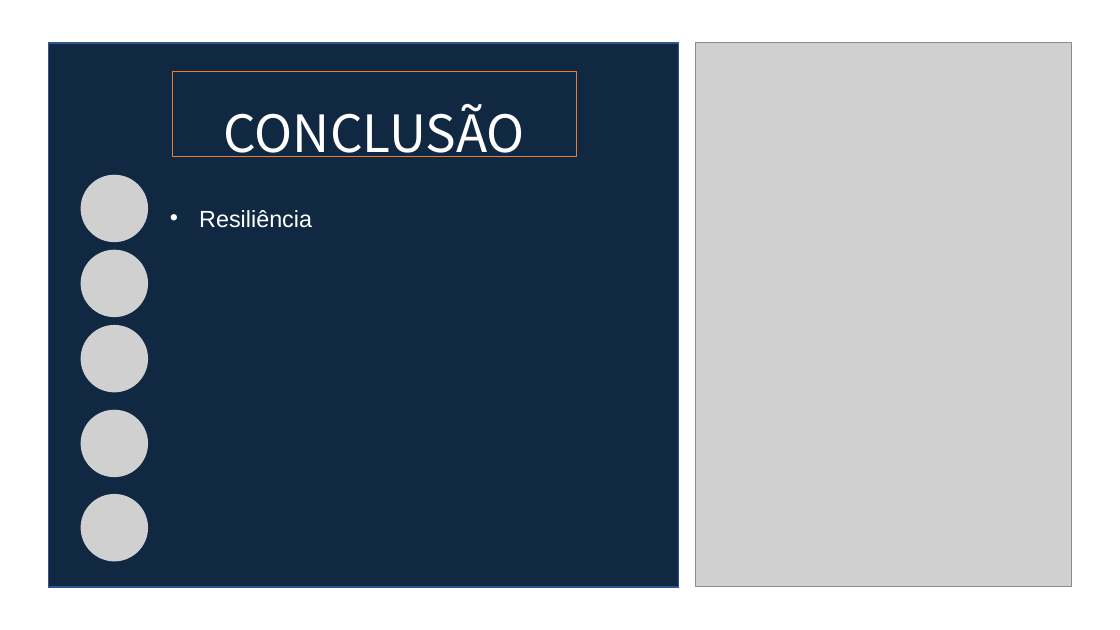
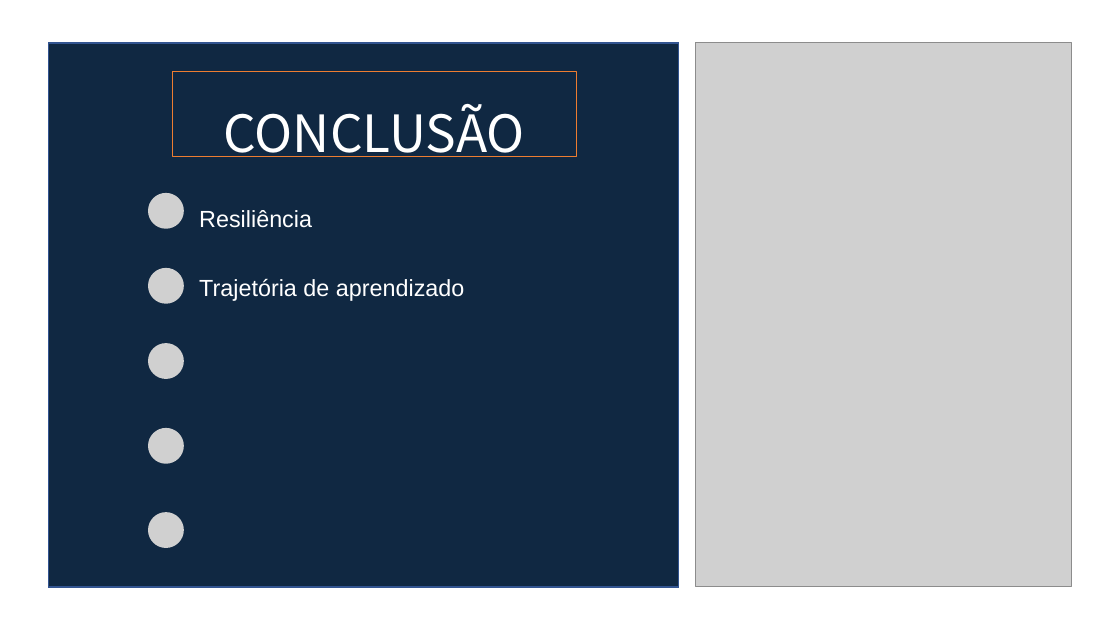
Before and after one commit to BandTec/grupo-05-adsa-20201, a slide deck: slide 14 of Supervisor 3.pptx (slide 13 before the commit). Drawn at 1120x630 pixels with LibreOffice and Linux fonts; fonts in the diff are those of the drawing; grey boxes stand for pictures. Boxes give left, top, right and bottom in pixels: in the first picture for what was removed or moved away, otherwise in the second. Text is boxed around its words. In the diff, an @@ line names an element or a change of style, - is before the commit and + after.

```diff
--- a/Supervisor 3.pptx
+++ b/Supervisor 3.pptx
@@ picture: place and size @@
-picture at (81,175,148,242)
+picture at (148,193,184,229)
@@ picture: place and size @@
-picture at (81,250,148,317)
+picture at (148,268,184,304)
@@ text added at (199,278,465,301), 20 pt, text #FFFFFF @@
+  • Trajetória de aprendizado
@@ picture: place and size @@
-picture at (81,325,148,392)
+picture at (148,343,184,379)
@@ picture: place and size @@
-picture at (81,410,148,477)
+picture at (148,428,184,464)
@@ picture: place and size @@
-picture at (81,494,148,561)
+picture at (148,513,184,549)
```
Also in this commit, not shown: 4 other slides changed, 1 slide added, 2 other files.
